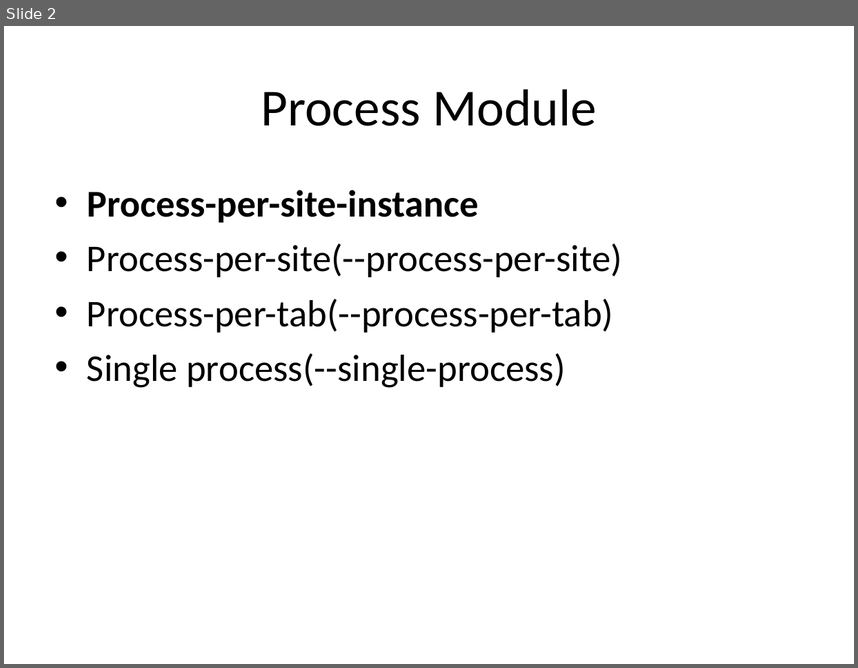
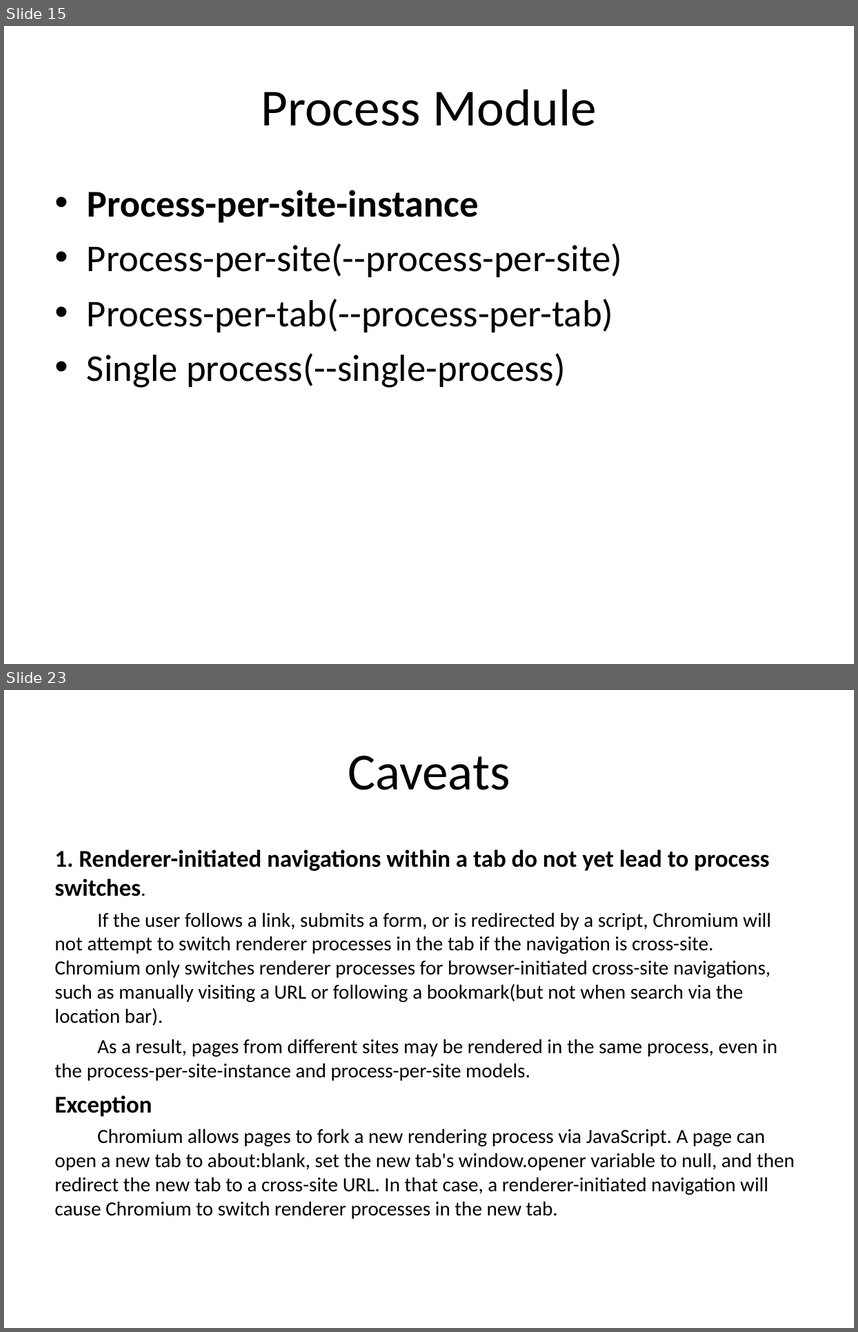
Before and after one commit to tezheng/chromium, a slide deck: docs/chromium.ppt. Shown one above the other, each under a label of ours: slide 2 before the commit, slides 15 and 23 after it; the slides between them are not shown. The pictures are 858x668 and 858x1332 pixels, drawn with LibreOffice and Linux fonts; fonts in the diff are those of the drawing. Boxes give left, top, right and bottom in pixels: in the first picture for what was removed or moved away, otherwise in the second. Text is boxed around its words. In the diff, an @@ line names an element or a change of style, - is before the commit and + after.

Commit message:
Add resources used by chromium.ppt

```diff
--- a/docs/chromium.ppt
+++ b/docs/chromium.ppt
@@ slide 23 added at (x1=4, y1=690, x2=854, y2=1328), background #FFFFFF @@
@@ title added at (x1=348, y1=756, x2=510, y2=790), 44 pt, text #000000 @@
+Caveats
@@ text added at (x1=55, y1=849, x2=795, y2=1219), 17 pt, text #000000 @@
+1. Renderer-initiated navigations within a tab do not yet lead to process switches.
+If the user follows a link, submits a form, or is redirected by a script, Chromium will not attempt to switch renderer processes in the tab if the navigation is cross-site. Chromium only switches renderer processes for browser-initiated cross-site navigations, such as manually visiting a URL or following a bookmark(but not when search via the location bar).
+As a result, pages from different sites may be rendered in the same process, even in the process-per-site-instance and process-per-site models.
+Exception
+Chromium allows pages to fork a new rendering process via JavaScript. A page can open a new tab to about:blank, set the new tab's window.opener variable to null, and then redirect the new tab to a cross-site URL. In that case, a renderer-initiated navigation will cause Chromium to switch renderer processes in the new tab.
@@ what was slide 2 is now slide 15 @@
```
Also in this commit, not shown: 3 slides changed, 21 other slides added, 2 slides removed, 6 other files.
